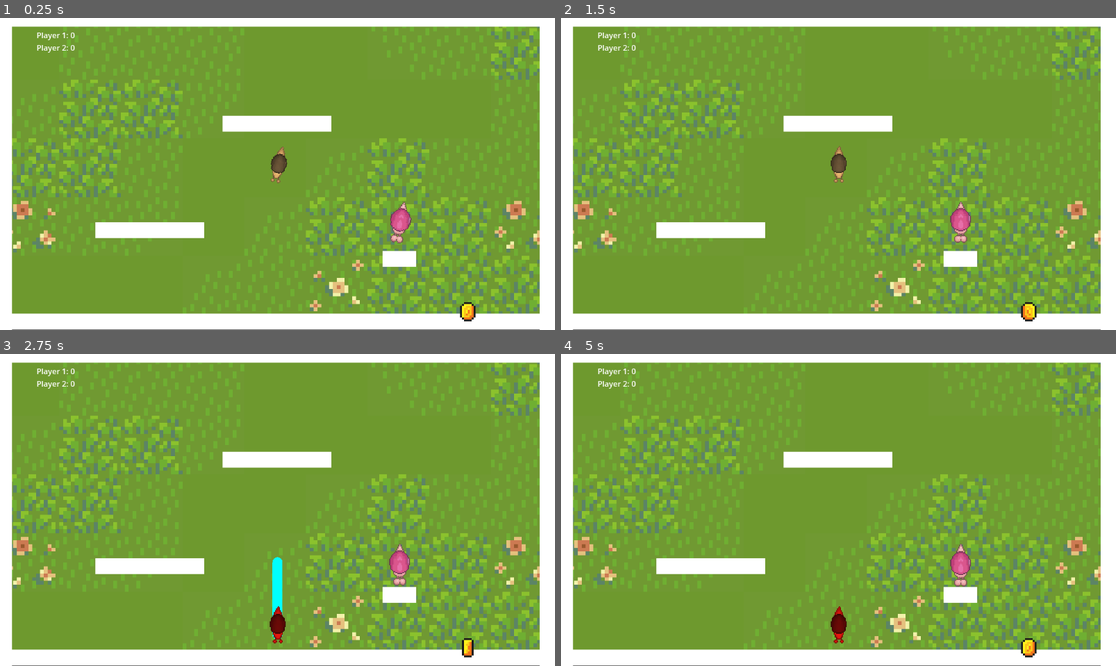
Above: before the commit, frames 1-4 (two rows, left to right).
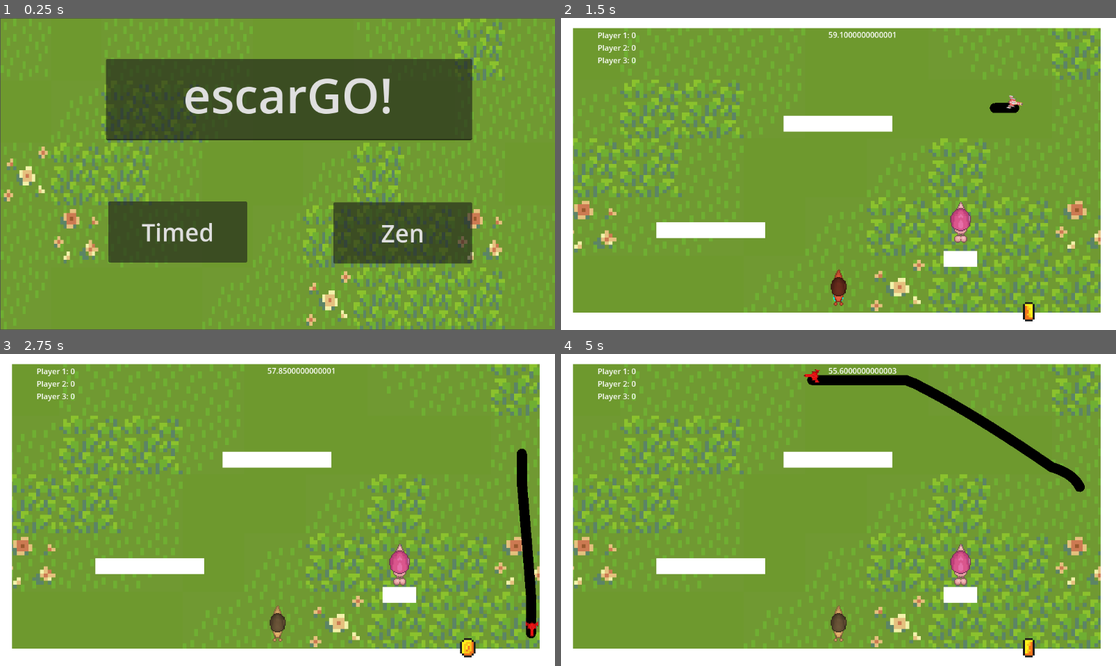
Above: after the commit, the same moments.

Repository: reniby/catfight
Game: Godot game, scene res://scenes/menu.tscn
Same seed, same stepped clock (60 frames per second), same inputs: the game is played once before the commit and once after it. Before the commit the project starts from res://scenes/catfight.tscn.
Inputs (mouse positions are in pixels of both pictures, inside the frame that each line leads up to):
- Up to frame 1 (0.25 s): no input
- Up to frame 2 (1.5 s): click (738, 233) at 0.5 s, where only the run after the commit has a clickable "Timed"; tap Enter (dash_p1, bound only after the commit) at 1.25, 1.35 s; hold U (right_p3, bound only after the commit) from 1.28 s (still down)
- Up to frame 3 (2.75 s): tap Shift (dash_p1, bound only before the commit) at 1.55, 2.1 s; release U (right_p3, bound only after the commit) at 2.03 s; hold Y (down_p3, bound only after the commit) from 2.03 s (still down); tap Space (dash_p2, bound only before the commit) at 2.3 s
- Up to frame 4 (5 s): release Y (down_p3, bound only after the commit) at 2.78 s; hold U (right_p3, bound only after the commit) 2.78-3.53 s; tap Space (dash_p2, bound only before the commit) at 2.85, 4.55 s; tap Enter (dash_p1, bound only after the commit) at 3.05, 3.6 s; hold 6 (up_p3, bound only after the commit) 3.53-4.28 s; tap Shift (dash_p1, bound only before the commit) at 3.8, 4.35 s; hold T (left_p3, bound only after the commit) from 4.28 s (still down)

The runs differ from the first frame. In frame 1, 50% of the frame differs, in the area x 0-100%, y 0-100%; in frame 2, 2.2%; in frame 3, 3.3%; in frame 4, 3.8%.

Commit message:
player 3 (jankily)

Diff:
--- a/project.godot
+++ b/project.godot
@@ -11,9 +11,13 @@
 [application]
 
 config/name="catfight"
-run/main_scene="res://scenes/catfight.tscn"
+run/main_scene="res://scenes/menu.tscn"
 config/features=PackedStringArray("4.3", "GL Compatibility")
 config/icon="res://icon.svg"
+
+[autoload]
+
+Globals="*res://scripts/globals.gd"
 
 [input]
 
@@ -57,12 +61,37 @@
 "events": [Object(InputEventKey,"resource_local_to_scene":false,"resource_name":"","device":-1,"window_id":0,"alt_press …(195 unchanged characters)…
 ]
 }
-dash_p1={
+dash_p2={
 "deadzone": 0.5,
 "events": [Object(InputEventKey,"resource_local_to_scene":false,"resource_name":"","device":-1,"window_id":0,"alt_press …(195 unchanged characters)…
 ]
 }
-dash_p2={
+dash_p1={
+"deadzone": 0.5,
+"events": [Object(InputEventKey,"resource_local_to_scene":false,"resource_name":"","device":-1,"window_id":0,"alt_pressed":false,"shift_pressed":false,"ctrl_pressed":false,"meta_pressed":false,"pressed":false,"keycode":0,"physical_keycode":4194309,"key_label":0,"unicode":0,"location":0,"echo":false,"script":null)
+]
+}
+up_p3={
+"deadzone": 0.5,
+"events": [Object(InputEventKey,"resource_local_to_scene":false,"resource_name":"","device":-1,"window_id":0,"alt_pressed":false,"shift_pressed":false,"ctrl_pressed":false,"meta_pressed":false,"pressed":false,"keycode":0,"physical_keycode":54,"key_label":0,"unicode":54,"location":0,"echo":false,"script":null)
+]
+}
+down_p3={
+"deadzone": 0.5,
+"events": [Object(InputEventKey,"resource_local_to_scene":false,"resource_name":"","device":-1,"window_id":0,"alt_pressed":false,"shift_pressed":false,"ctrl_pressed":false,"meta_pressed":false,"pressed":false,"keycode":0,"physical_keycode":89,"key_label":0,"unicode":121,"location":0,"echo":false,"script":null)
+]
+}
+left_p3={
+"deadzone": 0.5,
+"events": [Object(InputEventKey,"resource_local_to_scene":false,"resource_name":"","device":-1,"window_id":0,"alt_pressed":false,"shift_pressed":false,"ctrl_pressed":false,"meta_pressed":false,"pressed":false,"keycode":0,"physical_keycode":84,"key_label":0,"unicode":116,"location":0,"echo":false,"script":null)
+]
+}
+right_p3={
+"deadzone": 0.5,
+"events": [Object(InputEventKey,"resource_local_to_scene":false,"resource_name":"","device":-1,"window_id":0,"alt_pressed":false,"shift_pressed":false,"ctrl_pressed":false,"meta_pressed":false,"pressed":false,"keycode":0,"physical_keycode":85,"key_label":0,"unicode":117,"location":0,"echo":false,"script":null)
+]
+}
+dash_p3={
 "deadzone": 0.5,
 "events": [Object(InputEventKey,"resource_local_to_scene":false,"resource_name":"","device":-1,"window_id":0,"alt_press …(191 unchanged characters)…
 ]
--- a/scenes/catfight.tscn
+++ b/scenes/catfight.tscn
@@ -6,6 +6,7 @@
 [ext_resource type="Texture2D" uid="uid://bmcatdfsxa15e" path="res://space_art/Grassy Flower Background.webp" id="2_k4stm"]
 [ext_resource type="Script" path="res://scripts/score.gd" id="4_tttqi"]
 [ext_resource type="PackedScene" uid="uid://cowem0i0pp2jf" path="res://scenes/coin.tscn" id="5_onvbn"]
+[ext_resource type="Script" path="res://scripts/timer.gd" id="7_o0l6i"]
 
 [node name="Catfight" type="Node2D"]
 script = ExtResource("1_rkgal")
@@ -24,6 +25,12 @@
 scale = Vector2(3.5, 3.5)
 player = 1
 
+[node name="Player3" parent="." instance=ExtResource("1_whaxt")]
+position = Vector2(324, -137)
+rotation = 6.28319
+scale = Vector2(3.5, 3.5)
+player = 2
+
 [node name="platforms" type="Node" parent="."]
 
 [node name="platforms2" parent="platforms" instance=ExtResource("1_ffnek")]
@@ -40,7 +47,7 @@
 
 [node name="platforms5" parent="platforms" instance=ExtResource("1_ffnek")]
 position = Vector2(-10, 306)
-scale = Vector2(51.92, 1.6)
+scale = Vector2(60, 1.849)
 
 [node name="platforms6" parent="platforms" instance=ExtResource("1_ffnek")]
 position = Vector2(-567, 6.99997)
@@ -48,7 +55,7 @@
 
 [node name="platforms7" parent="platforms" instance=ExtResource("1_ffnek")]
 position = Vector2(-10, -323)
-scale = Vector2(51.92, 1.6)
+scale = Vector2(60, 1.849)
 
 [node name="platforms8" parent="platforms" instance=ExtResource("1_ffnek")]
 position = Vector2(560, -9)
@@ -56,13 +63,27 @@
 
 [node name="Camera2D" type="Camera2D" parent="."]
 
-[node name="Score" type="Label" parent="."]
+[node name="Coins" type="Node" parent="."]
+
+[node name="Coin" parent="Coins" instance=ExtResource("5_onvbn")]
+
+[node name="Labels" type="Node" parent="."]
+
+[node name="Score" type="Label" parent="Labels"]
 offset_left = -500.0
 offset_top = -300.0
 offset_right = -460.0
 offset_bottom = -277.0
 script = ExtResource("4_tttqi")
 
-[node name="Coins" type="Node" parent="."]
+[node name="Timer" type="Label" parent="Labels"]
+offset_left = -21.0
+offset_top = -301.0
+offset_right = 19.0
+offset_bottom = -278.0
+script = ExtResource("7_o0l6i")
 
-[node name="Coin" parent="Coins" instance=ExtResource("5_onvbn")]
+[node name="GameTimer" type="Timer" parent="."]
+wait_time = 60.0
+
+[connection signal="timeout" from="GameTimer" to="." method="_on_game_timer_timeout"]
--- /dev/null
+++ b/scenes/end_screen.tscn
@@ -0,0 +1,30 @@
+[gd_scene load_steps=3 format=3 uid="uid://b78vhqw4jgcjc"]
+
+[ext_resource type="Texture2D" uid="uid://bmcatdfsxa15e" path="res://space_art/Grassy Flower Background.webp" id="1_msdr5"]
+[ext_resource type="Script" path="res://scripts/score_screen.gd" id="2_2aptv"]
+
+[node name="EndScreen" type="Node2D"]
+
+[node name="GrassyFlowerBackground" type="Sprite2D" parent="."]
+position = Vector2(577, 324)
+scale = Vector2(1.63636, 2.01875)
+texture = ExtResource("1_msdr5")
+
+[node name="Score" type="TextEdit" parent="."]
+offset_left = 227.0
+offset_top = 78.0
+offset_right = 927.0
+offset_bottom = 437.0
+theme_override_font_sizes/font_size = 80
+text = "Wins!"
+script = ExtResource("2_2aptv")
+
+[node name="Button" type="Button" parent="."]
+offset_left = 502.0
+offset_top = 484.0
+offset_right = 663.0
+offset_bottom = 572.0
+theme_override_font_sizes/font_size = 40
+text = "Home"
+
+[connection signal="pressed" from="Button" to="Score" method="_on_button_pressed"]
--- /dev/null
+++ b/scenes/menu.tscn
@@ -0,0 +1,46 @@
+[gd_scene load_steps=3 format=3 uid="uid://bm6l0lojw3d1m"]
+
+[ext_resource type="Texture2D" uid="uid://bmcatdfsxa15e" path="res://space_art/Grassy Flower Background.webp" id="1_c2ncs"]
+[ext_resource type="Script" path="res://scripts/menu.gd" id="1_ybihw"]
+
+[node name="Menu" type="Node2D"]
+script = ExtResource("1_ybihw")
+
+[node name="GrassyFlowerBackground" type="Sprite2D" parent="."]
+position = Vector2(577, 324)
+scale = Vector2(1.63636, 2.01875)
+texture = ExtResource("1_c2ncs")
+
+[node name="TextEdit" type="TextEdit" parent="."]
+anchors_preset = 8
+anchor_left = 0.5
+anchor_top = 0.5
+anchor_right = 0.5
+anchor_bottom = 0.5
+offset_left = 220.0
+offset_top = 85.0
+offset_right = 980.0
+offset_bottom = 254.0
+grow_horizontal = 2
+grow_vertical = 2
+theme_override_font_sizes/font_size = 100
+text = "      escarGO!"
+
+[node name="Timed" type="Button" parent="."]
+offset_left = 225.0
+offset_top = 381.0
+offset_right = 513.0
+offset_bottom = 508.0
+theme_override_font_sizes/font_size = 50
+text = "Timed"
+
+[node name="Zen" type="Button" parent="."]
+offset_left = 692.0
+offset_top = 383.0
+offset_right = 980.0
+offset_bottom = 510.0
+theme_override_font_sizes/font_size = 50
+text = "Zen"
+
+[connection signal="pressed" from="Timed" to="." method="_on_timed_pressed"]
+[connection signal="pressed" from="Zen" to="." method="_on_zen_pressed"]
--- a/scenes/player.tscn
+++ b/scenes/player.tscn
@@ -1,8 +1,9 @@
-[gd_scene load_steps=13 format=3 uid="uid://dsxn5ou3e4h0t"]
+[gd_scene load_steps=15 format=3 uid="uid://dsxn5ou3e4h0t"]
 
 [ext_resource type="Script" path="res://scripts/player.gd" id="1_0pet2"]
 [ext_resource type="Texture2D" uid="uid://bvyvtu10tv7u2" path="res://space_art/$Snail4.png" id="3_phf6r"]
 [ext_resource type="Texture2D" uid="uid://dkc8dcn05ow0b" path="res://space_art/$Female_Snail.png" id="4_sfcvd"]
+[ext_resource type="Texture2D" uid="uid://cd3jnc3q1k4d0" path="res://space_art/2D Spaceship Sprites.png" id="5_mm3yy"]
 [ext_resource type="PackedScene" uid="uid://dx3230llssqwf" path="res://scenes/trail.tscn" id="5_mmvgc"]
 
 [sub_resource type="CapsuleShape2D" id="CapsuleShape2D_5o2x8"]
@@ -33,6 +34,10 @@
 atlas = ExtResource("4_sfcvd")
 region = Rect2(96, 144, 48, 48)
 
+[sub_resource type="AtlasTexture" id="AtlasTexture_v8q0q"]
+atlas = ExtResource("5_mm3yy")
+region = Rect2(0, 0, 18, 20)
+
 [sub_resource type="SpriteFrames" id="SpriteFrames_tt4e7"]
 animations = [{
 "frames": [{
@@ -60,6 +65,14 @@
 "texture": SubResource("AtlasTexture_2kdhp")
 }],
 "loop": true,
+"name": &"pink_idle",
+"speed": 5.0
+}, {
+"frames": [{
+"duration": 1.0,
+"texture": SubResource("AtlasTexture_v8q0q")
+}],
+"loop": true,
 "name": &"red_idle",
 "speed": 5.0
 }]
@@ -82,13 +95,11 @@
 scale = Vector2(0.584545, 0.575521)
 sprite_frames = SubResource("SpriteFrames_tt4e7")
 animation = &"blue_idle"
-autoplay = "blue_idle"
-frame_progress = 0.0709803
 
 [node name="Timer" type="Node" parent="."]
 
 [node name="DeathTimer" type="Timer" parent="Timer"]
-wait_time = 2.0
+wait_time = 3.0
 one_shot = true
 
 [node name="ITimer" type="Timer" parent="Timer"]
--- a/scripts/catfight.gd
+++ b/scripts/catfight.gd
@@ -1 +1,14 @@
 extends Node2D
+@onready var player_1: CharacterBody2D = $Player
+@onready var player_2: CharacterBody2D = $Player2
+
+func _on_game_timer_timeout() -> void:
+	Globals.scores[0] = player_1.score
+	Globals.scores[1] = player_2.score
+	if player_1.score > player_2.score:
+		Globals.winner = 1
+	elif player_1.score < player_2.score:
+		Globals.winner = 2
+	else:
+		Globals.winner = 0
+	get_tree().change_scene_to_file("res://scenes/end_screen.tscn")
--- /dev/null
+++ b/scripts/globals.gd
@@ -0,0 +1,5 @@
+extends Node
+
+var mode = 0
+var winner = 1
+var scores = [null, null, null, null]
--- /dev/null
+++ b/scripts/menu.gd
@@ -0,0 +1,12 @@
+extends Node2D
+
+@onready var timed: Button = $Timed
+@onready var zen: Button = $Zen
+
+func _on_timed_pressed() -> void:
+	Globals.mode = 0
+	get_tree().change_scene_to_file("res://scenes/catfight.tscn")
+
+func _on_zen_pressed() -> void:
+	Globals.mode = 1
+	get_tree().change_scene_to_file("res://scenes/catfight.tscn")
--- a/scripts/player.gd
+++ b/scripts/player.gd
@@ -1,6 +1,6 @@
 extends CharacterBody2D
 
-const SPEED = 300.0
+const SPEED = 500.0
 const JUMP_VELOCITY = -800.0
 
 @export var player: int
@@ -22,6 +22,10 @@
 },
 {
 	"color": "pink",
+	"anim": "pink_idle"
+},
+{
+	"color": "black",
 	"anim": "red_idle"
 }]
 var character_input = [{
@@ -29,19 +33,26 @@
 	"down": "down_p1",
 	"left": "left_p1",
 	"right": "right_p1",
-	"dash": "dash_p2"
+	"dash": "dash_p1"
 },
 {
 	"up": "up_p2",
 	"down": "down_p2",
 	"left": "left_p2",
 	"right": "right_p2",
-	"dash": "dash_p1"
+	"dash": "dash_p2"
+},
+{
+	"up": "up_p3",
+	"down": "down_p3",
+	"left": "left_p3",
+	"right": "right_p3",
+	"dash": "dash_p3"
 }
 ]
 
 # Get the gravity from the project settings to be synced with RigidBody nodes.
-var gravity = ProjectSettings.get_setting("physics/2d/default_gravity")
+var gravity = ProjectSettings.get_setting("physics/3d/default_gravity")
 var count = 0
 func _ready():
 	trail = get_node("Trail")
--- a/scripts/score.gd
+++ b/scripts/score.gd
@@ -1,13 +1,7 @@
 extends Label
-@onready var player: CharacterBody2D = $"../Player"
-@onready var player_2: CharacterBody2D = $"../Player2"
+@onready var player_1: CharacterBody2D = $"../../Player"
+@onready var player_2: CharacterBody2D = $"../../Player2"
+@onready var player_3: CharacterBody2D = $"../../Player3"
 
-
-# Called when the node enters the scene tree for the first time.
-func _ready() -> void:
-	pass # Replace with function body.
-
-
-# Called every frame. 'delta' is the elapsed time since the previous frame.
 func _process(delta: float) -> void:
-	text = "Player 1: " + str(player.score) + "\n" + "Player 2: " + str(player_2.score)
+	text = "Player 1: " + str(player_1.score) + "\n" + "Player 2: " + str(player_2.score) + "\n" + "Player 3: " + str(player_3.score)
--- /dev/null
+++ b/scripts/score_screen.gd
@@ -0,0 +1,11 @@
+extends TextEdit
+
+func _process(delta: float) -> void:
+	if Globals.winner == 0:
+		text = "It's a tie! woo xD"
+	else:
+		text = "Player " + str(Globals.winner) + " Wins!"
+	text += "\n P1: " + str(Globals.scores[0]) + " vs P2: " + str(Globals.scores[1])
+
+func _on_button_pressed() -> void:
+	get_tree().change_scene_to_file("res://scenes/menu.tscn")
--- /dev/null
+++ b/scripts/timer.gd
@@ -0,0 +1,10 @@
+extends Label
+
+@onready var game_timer: Timer = $"../../GameTimer"
+
+func _ready():
+	if Globals.mode == 0:
+		game_timer.start()
+
+func _process(delta: float) -> void:
+	text = str(game_timer.time_left) if Globals.mode == 0 else str("")
--- a/scripts/trail.gd
+++ b/scripts/trail.gd
@@ -1,6 +1,6 @@
 extends Line2D
 
-@export var length = 68
+@export var length = 40
 @onready var body = $Area2D
 @onready var shapes = []
 var point = Vector2()
Not shown: 1 places in scenes/catfight.tscn that only renumber resources
